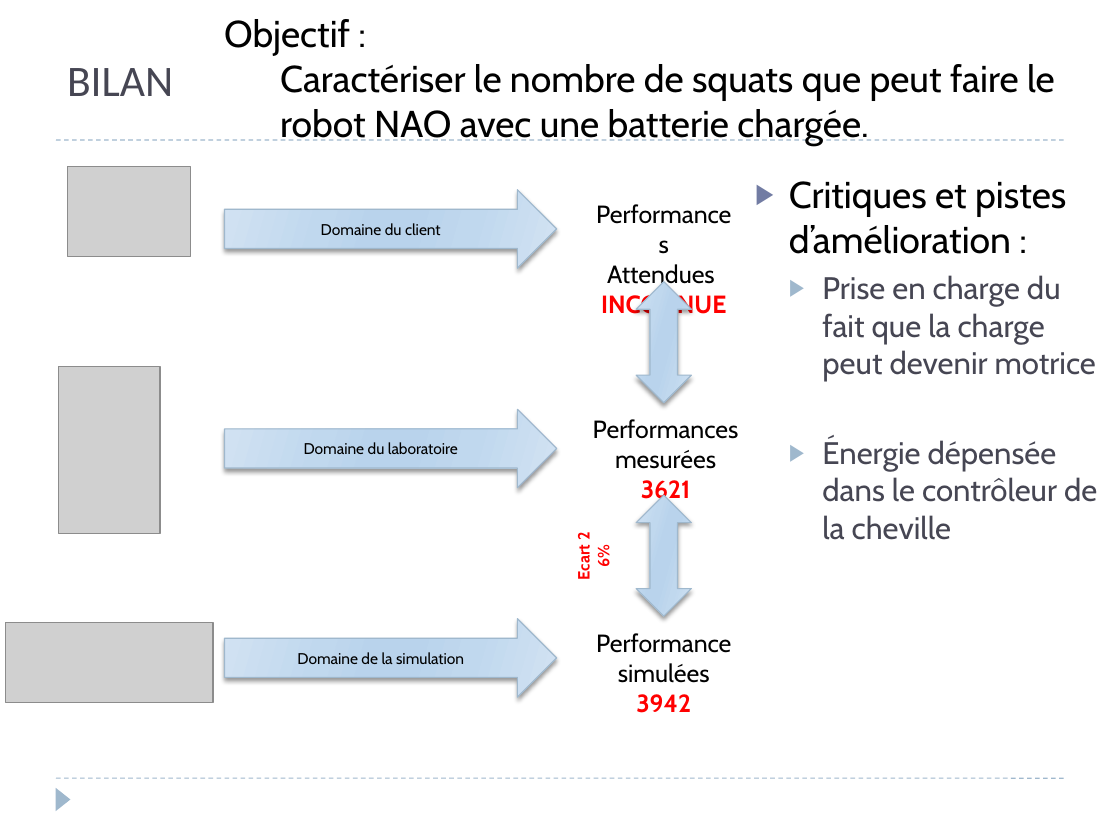
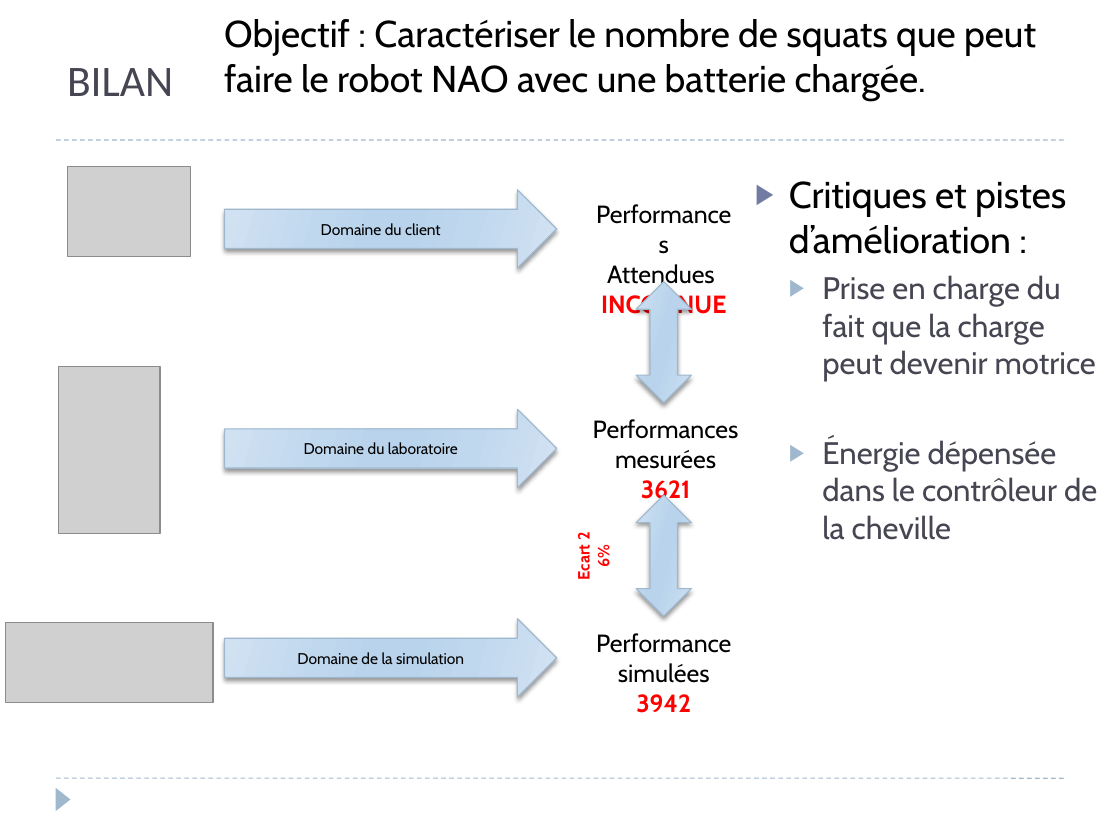
Before and after one commit to xpessoles/Cy_06_PSI_Energetique, a slide deck: slide 13 of TP/01_Induction_NAO/Cy_05_Ene_TP_Energetique.pptx. Drawn at 1120x840 pixels with LibreOffice and Linux fonts; fonts in the diff are those of the drawing; grey boxes stand for pictures. Boxes give left, top, right and bottom in pixels: in the first picture for what was removed or moved away, otherwise in the second. Text is boxed around its words. In the diff, an @@ line names an element or a change of style, - is before the commit and + after.

```diff
--- a/TP/01_Induction_NAO/Cy_05_Ene_TP_Energetique.pptx
+++ b/TP/01_Induction_NAO/Cy_05_Ene_TP_Energetique.pptx
@@ text at <box>224,19,1036,101</box>: text changed @@
-Objectif :
-  Caractériser le nombre de squats que peut faire le robot NAO avec une batterie chargée.
+Objectif : Caractériser le nombre de squats que peut faire le robot NAO avec une batterie chargée.
```
Also in this commit, not shown: 3 other slides changed.
